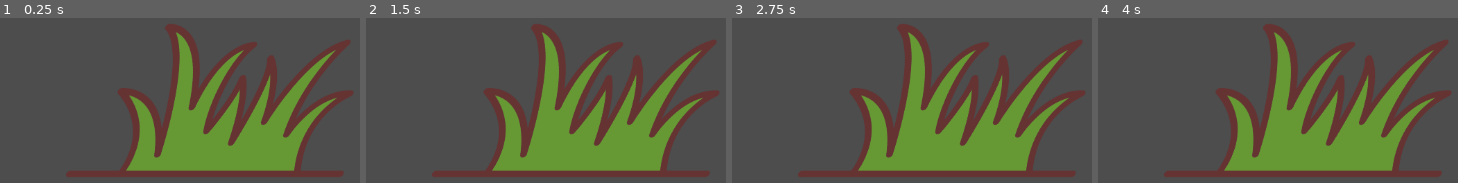
Above: before the commit, frames 1-4 (left to right).
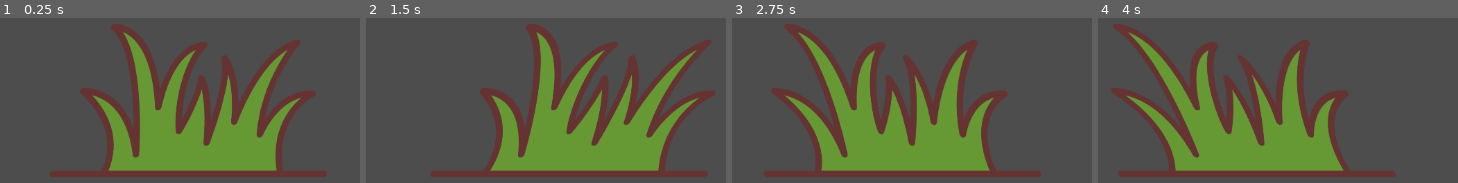
Above: after the commit, the same moments.

Repository: SytonK/shaders
Game: Godot game, scene res://src/vertex shader/vertex_shader.tscn
The game is run twice, just before and just after one commit, with the same random seed, the same clock (stepped at 60 frames per second) and the same inputs. The project has no main scene, so this scene is started directly.
Inputs:
- Up to frame 1 (0.25 s): no input
- Up to frame 2 (1.5 s): no input
- Up to frame 3 (2.75 s): no input
- Up to frame 4 (4 s): no input

The runs differ from the first frame. In frame 1, 25% of the frame differs, in the area x 13-99%, y 4-96%; in frame 2, 10%; in frame 3, 33%; in frame 4, 36%, in the area x 3-99%, y 4-96%.

Commit message:
add grass animation

Diff:
--- a/src/vertex shader/grass_shader.tres
+++ b/src/vertex shader/grass_shader.tres
@@ -10,6 +10,22 @@
 
 [sub_resource type="VisualShaderNodeIf" id="VisualShaderNodeIf_vnriy"]
 default_input_values = [0, 0.0, 1, 0.0, 2, 1e-05, 3, Vector3(0, 0, 0), 4, Vector3(0, 0, 0), 5, Vector3(300, 0, 0)]
+
+[sub_resource type="VisualShaderNodeInput" id="VisualShaderNodeInput_yrris"]
+input_name = "time"
+
+[sub_resource type="VisualShaderNodeVectorCompose" id="VisualShaderNodeVectorCompose_ii2o6"]
+
+[sub_resource type="VisualShaderNodeFloatOp" id="VisualShaderNodeFloatOp_o0ja1"]
+default_input_values = [0, 0.0, 1, 300.0]
+operator = 2
+
+[sub_resource type="VisualShaderNodeFloatFunc" id="VisualShaderNodeFloatFunc_s0hqi"]
+function = 0
+
+[sub_resource type="VisualShaderNodeFloatOp" id="VisualShaderNodeFloatOp_g5gpj"]
+default_input_values = [0, 0.0, 1, 1.3]
+operator = 2
 
 [resource]
 code = "shader_type canvas_item;
@@ -24,20 +40,43 @@
 	float n_out2p2 = n_out2p0.g;
 
 
+// Input:5
+	float n_out5p0 = TIME;
+
+
+// FloatOp:9
+	float n_in9p1 = 1.30000;
+	float n_out9p0 = n_out5p0 * n_in9p1;
+
+
+// FloatFunc:8
+	float n_out8p0 = sin(n_out9p0);
+
+
+// FloatOp:7
+	float n_in7p1 = 300.00000;
+	float n_out7p0 = n_out8p0 * n_in7p1;
+
+
+// VectorCompose:6
+	float n_in6p1 = 0.00000;
+	float n_in6p2 = 0.00000;
+	vec3 n_out6p0 = vec3(n_out7p0, n_in6p1, n_in6p2);
+
+
 	vec3 n_out4p0;
 // If:4
 	float n_in4p1 = 0.00000;
 	float n_in4p2 = 0.00001;
 	vec3 n_in4p3 = vec3(0.00000, 0.00000, 0.00000);
 	vec3 n_in4p4 = vec3(0.00000, 0.00000, 0.00000);
-	vec3 n_in4p5 = vec3(300.00000, 0.00000, 0.00000);
 	if(abs(n_out2p2 - n_in4p1) < n_in4p2)
 	{
 		n_out4p0 = n_in4p3;
 	}
 	else if(n_out2p2 < n_in4p1)
 	{
-		n_out4p0 = n_in4p5;
+		n_out4p0 = n_out6p0;
 	}
 	else
 	{
@@ -55,7 +94,7 @@
 
 }
 "
-graph_offset = Vector2(-356.484, 31.2296)
+graph_offset = Vector2(-1254.79, 110.495)
 mode = 1
 flags/light_only = false
 nodes/vertex/0/position = Vector2(400, 140)
@@ -65,4 +104,14 @@
 nodes/vertex/3/position = Vector2(140, 80)
 nodes/vertex/4/node = SubResource("VisualShaderNodeIf_vnriy")
 nodes/vertex/4/position = Vector2(-100, 220)
-nodes/vertex/connections = PackedInt32Array(2, 0, 3, 0, 3, 0, 0, 0, 2, 2, 4, 0, 4, 0, 3, 1)
+nodes/vertex/5/node = SubResource("VisualShaderNodeInput_yrris")
+nodes/vertex/5/position = Vector2(-1380, 300)
+nodes/vertex/6/node = SubResource("VisualShaderNodeVectorCompose_ii2o6")
+nodes/vertex/6/position = Vector2(-380, 280)
+nodes/vertex/7/node = SubResource("VisualShaderNodeFloatOp_o0ja1")
+nodes/vertex/7/position = Vector2(-600, 280)
+nodes/vertex/8/node = SubResource("VisualShaderNodeFloatFunc_s0hqi")
+nodes/vertex/8/position = Vector2(-840, 300)
+nodes/vertex/9/node = SubResource("VisualShaderNodeFloatOp_g5gpj")
+nodes/vertex/9/position = Vector2(-1040, 260)
+nodes/vertex/connections = PackedInt32Array(2, 0, 3, 0, 3, 0, 0, 0, 2, 2, 4, 0, 4, 0, 3, 1, 6, 0, 4, 5, 7, 0, 6, 0, 8, 0, 7, 0, 5, 0, 9, 0, 9, 0, 8, 0)
Not shown: 1 places in src/vertex shader/grass_shader.tres that only renumber resources
